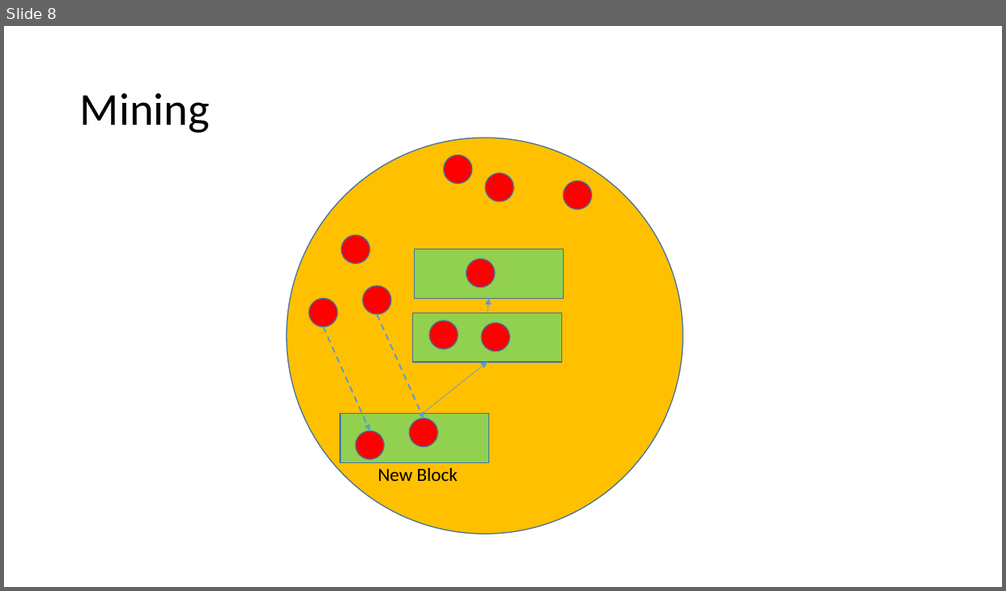
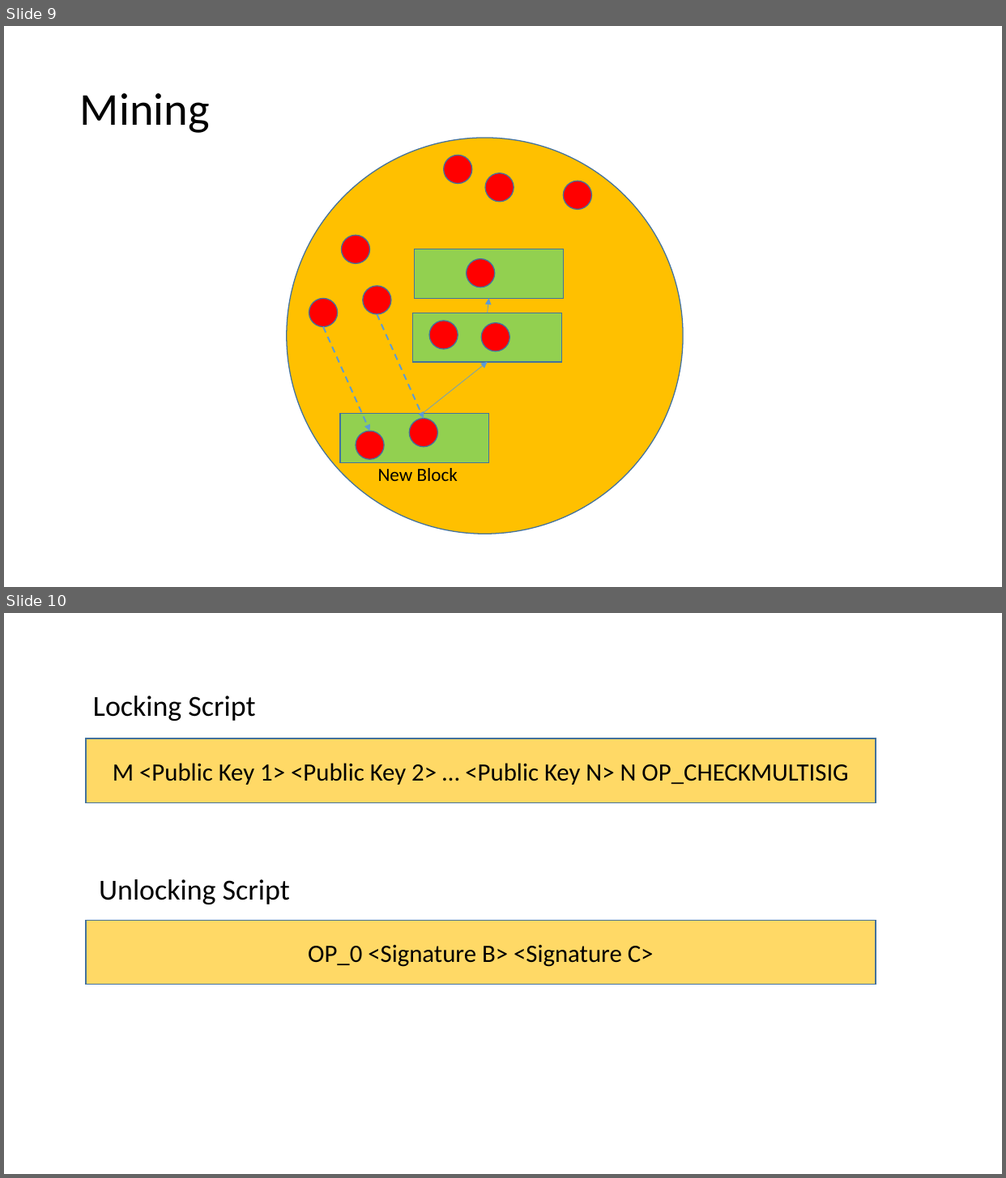
Before and after one commit to ajlopez/Talks, a slide deck: ConnBlockchains/images/BlockchainImages.pptx. Shown one above the other, each under a label of ours: slide 8 before the commit, slides 9 and 10 after it. The pictures are 1006x591 and 1006x1178 pixels, drawn with LibreOffice and Linux fonts; fonts in the diff are those of the drawing. Boxes give left, top, right and bottom in pixels: in the first picture for what was removed or moved away, otherwise in the second. Text is boxed around its words. In the diff, an @@ line names an element or a change of style, - is before the commit and + after.

```diff
--- a/ConnBlockchains/images/BlockchainImages.pptx
+++ b/ConnBlockchains/images/BlockchainImages.pptx
@@ slide 10 added at (x1=4, y1=613, x2=1002, y2=1174), background #FFFFFF @@
@@ text added at (x1=93, y1=696, x2=255, y2=721), 28 pt, text #000000 @@
+Locking Script
@@ rectangle added at (x1=86, y1=739, x2=876, y2=803), fill #FFD966, outline #43739E 1 pt, 24 pt, text #000000 @@
+M <Public Key 1> <Public Key 2> … <Public Key N> N OP_CHECKMULTISIG
@@ text added at (x1=99, y1=879, x2=290, y2=905), 28 pt, text #000000 @@
+Unlocking Script
@@ rectangle added at (x1=86, y1=921, x2=876, y2=985), fill #FFD966, outline #43739E 1 pt, 24 pt, text #000000 @@
+OP_0 <Signature B> <Signature C>
@@ what was slide 8 is now slide 9 @@
```
Also in this commit, not shown: 1 slide changed, 1 other slide added.
